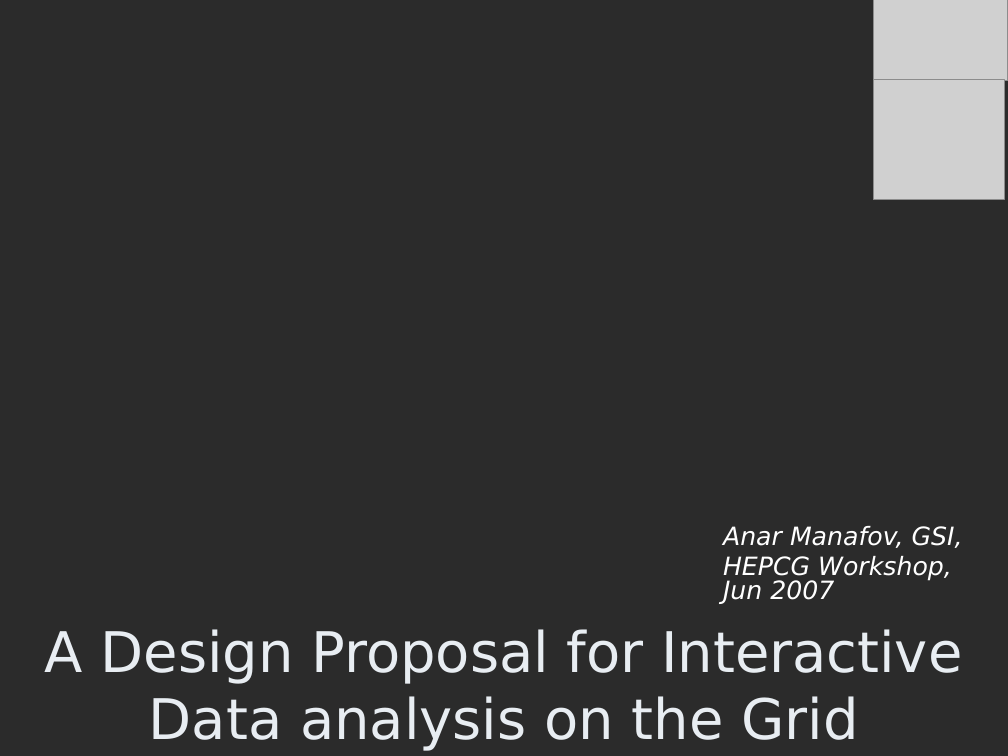
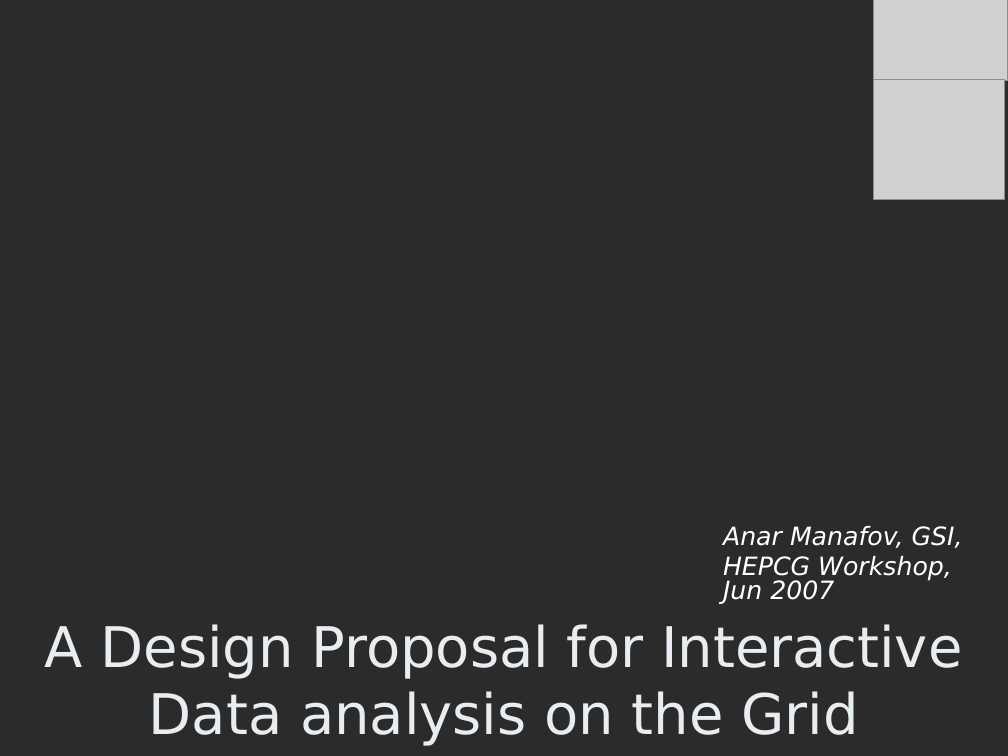
Before and after one commit to AnarManafov/PoDDocumentation, a slide deck: slide 1 of HEPCG-Workshops/2007-Jun/HEPCG-Workshops-2007-Jun(GSI).ppt. Drawn at 1008x756 pixels with LibreOffice and Linux fonts; fonts in the diff are those of the drawing; grey boxes stand for pictures; background and template pictures are left out; a plain dark background stands for a picture behind light text. Boxes give left, top, right and bottom in pixels: in the first picture for what was removed or moved away, otherwise in the second. Text is boxed around its words. In the diff, an @@ line names an element or a change of style, - is before the commit and + after.

```diff
--- a/HEPCG-Workshops/2007-Jun/HEPCG-Workshops-2007-Jun(GSI).ppt
+++ b/HEPCG-Workshops/2007-Jun/HEPCG-Workshops-2007-Jun(GSI).ppt
@@ title "A Design Proposal for Interactive ...": place and size @@
-title "A Design Proposal for Interactive ..." at (45, 629, 962, 751)
+title "A Design Proposal for Interactive ..." at (45, 624, 962, 746)
```
Also in this commit, not shown: 1 other slide changed.
